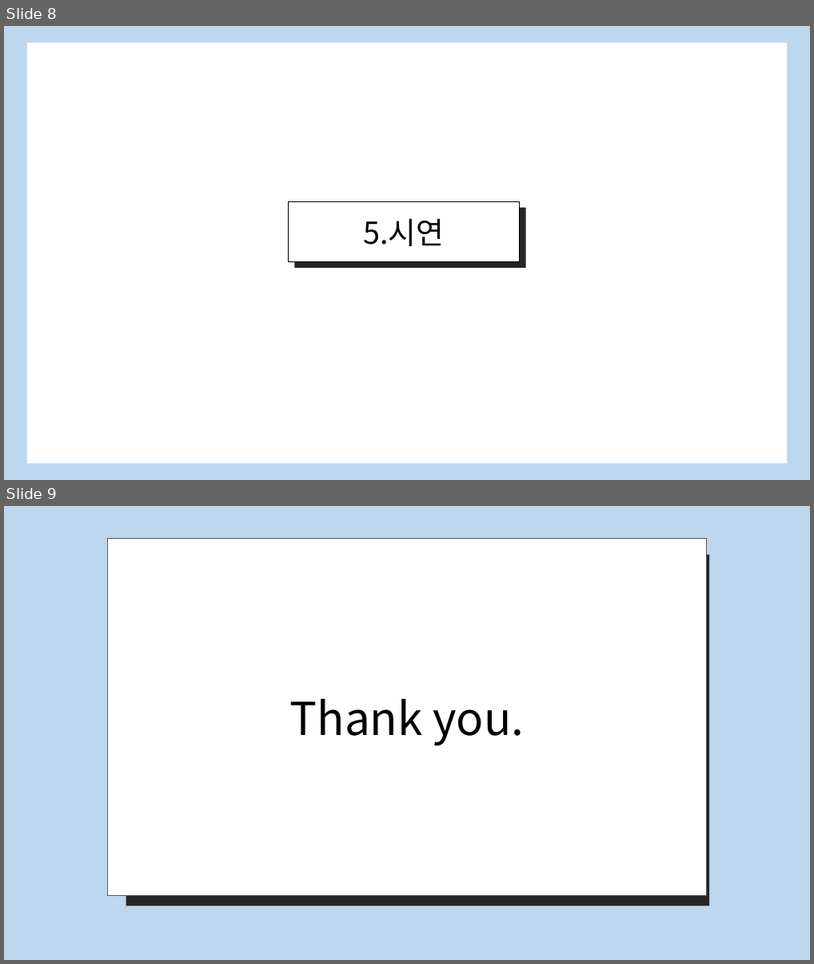
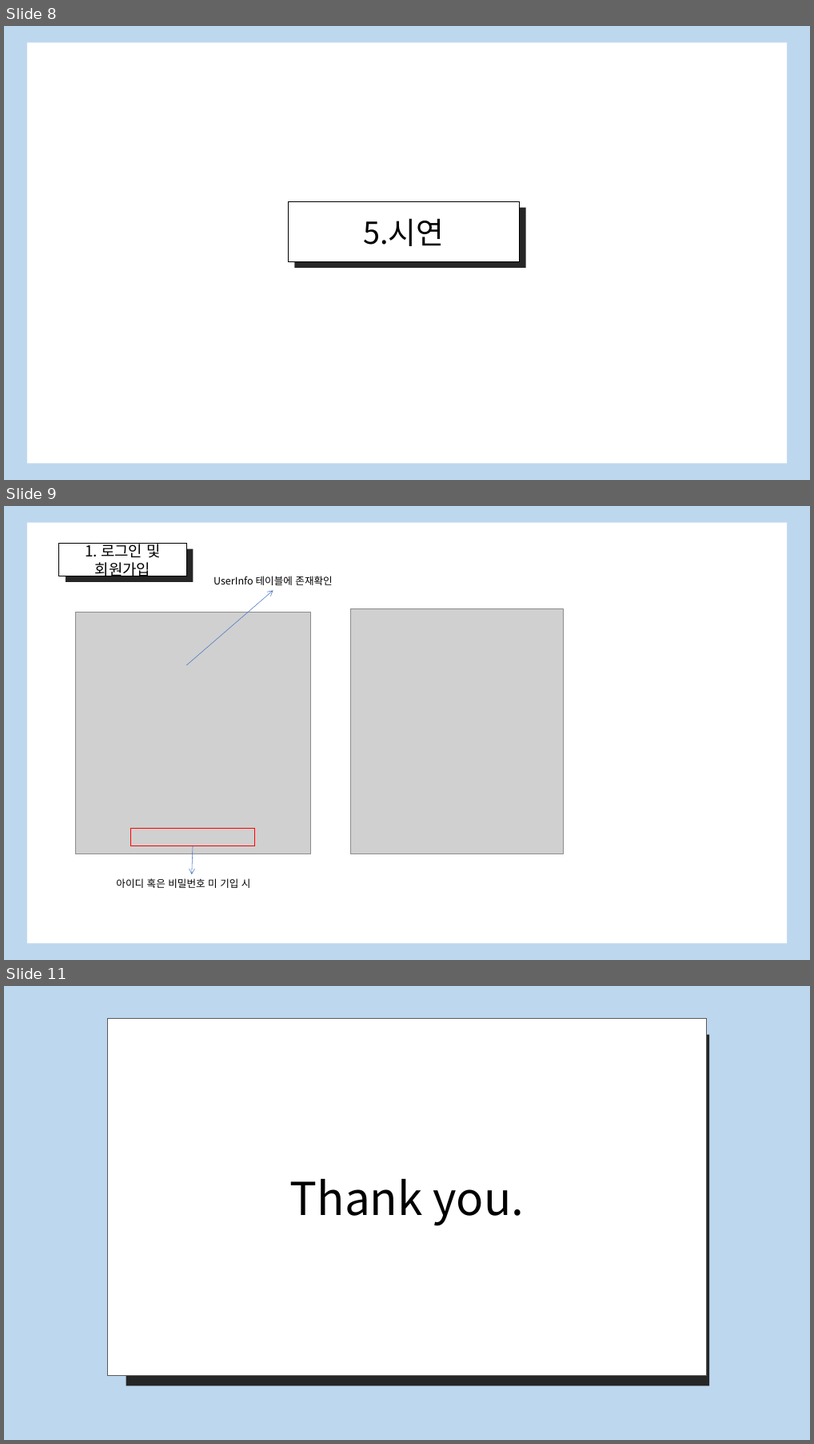
Before and after one commit to wjgin/Backup, a slide deck: study/Java_cross/Day_005 ~/JCP0716/workplace/teamProject/2021.08.30/가계부 프로그램 발표자료.pptx. Shown one above the other, each under a label of ours: slides 8 and 9 before the commit, slides 8, 9 and 11 after it; the slides between them are not shown. The pictures are 814x964 and 814x1444 pixels, drawn with LibreOffice and Linux fonts; fonts in the diff are those of the drawing; grey boxes stand for pictures. Boxes give left, top, right and bottom in pixels: in the first picture for what was removed or moved away, otherwise in the second. Text is boxed around its words. In the diff, an @@ line names an element or a change of style, - is before the commit and + after.

```diff
--- a/study/Java_cross/Day_005 ~/JCP0716/workplace/teamProject/2021.08.30/가계부 프로그램 발표자료.pptx
+++ b/study/Java_cross/Day_005 ~/JCP0716/workplace/teamProject/2021.08.30/가계부 프로그램 발표자료.pptx
@@ slide 9 added at box(4, 506, 810, 960), background #FFFFFF @@
@@ rectangle added at box(4, 506, 810, 960), fill #BDD7EE @@
@@ rectangle added at box(27, 522, 787, 943), fill #FFFFFF @@
@@ rectangle added at box(59, 543, 186, 576), fill #FFFFFF, outline #000000 1 pt, 18 pt, text #000000 @@
+1. 로그인 및 회원가입
@@ rectangle added at box(66, 549, 194, 582), fill #262626 @@
@@ rectangle added at box(223, 541, 238, 733), fill #FFFFFF, outline #FFFFFF 1 pt, 18 pt, text #FFFFFF @@
+ㅍ
@@ rectangle added at box(438, 532, 756, 544), fill #FFFFFF, outline #FFFFFF 1 pt, 18 pt, text #FFFFFF @@
+ㅍ
@@ text added at box(214, 576, 332, 585), 12 pt, text #000000 @@
+UserInfo 테이블에 존재확인
@@ arrow added from (186, 665) to (274, 590), #4472C4 0.5 pt @@
@@ picture added at box(76, 612, 310, 853) @@
@@ picture added at box(351, 608, 563, 853) @@
@@ rectangle added at box(131, 828, 254, 846), outline #FF0000 1 pt @@
@@ arrow added from (193, 846) to (192, 875), #4472C4 0.5 pt @@
@@ text added at box(116, 878, 251, 888), 12 pt, text #000000 @@
+아이디 혹은 비밀번호 미 기입 시
@@ what was slide 9 is now slide 11 @@
```
Also in this commit, not shown: 1 other slide added, 10 other files.
